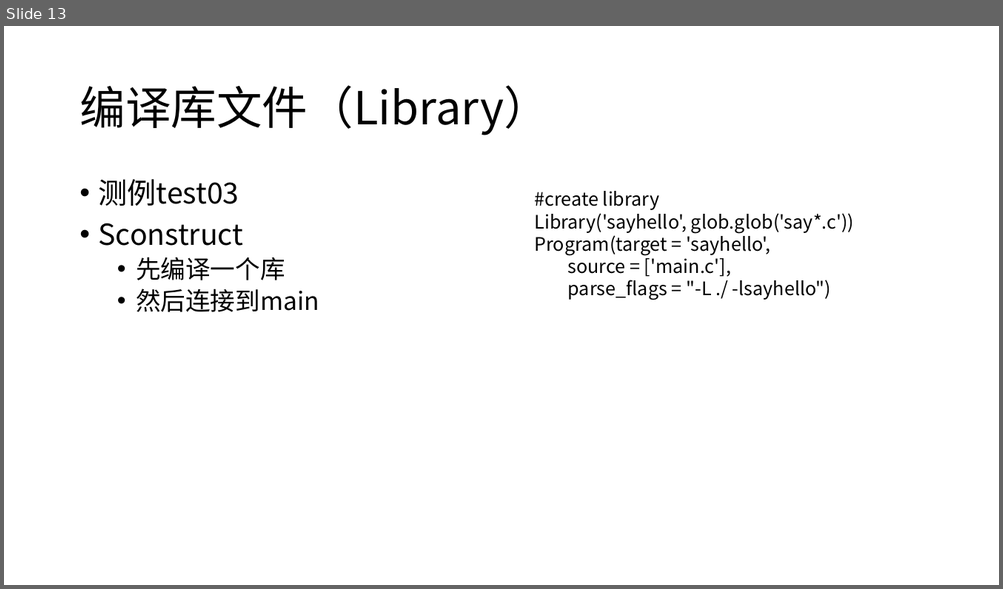
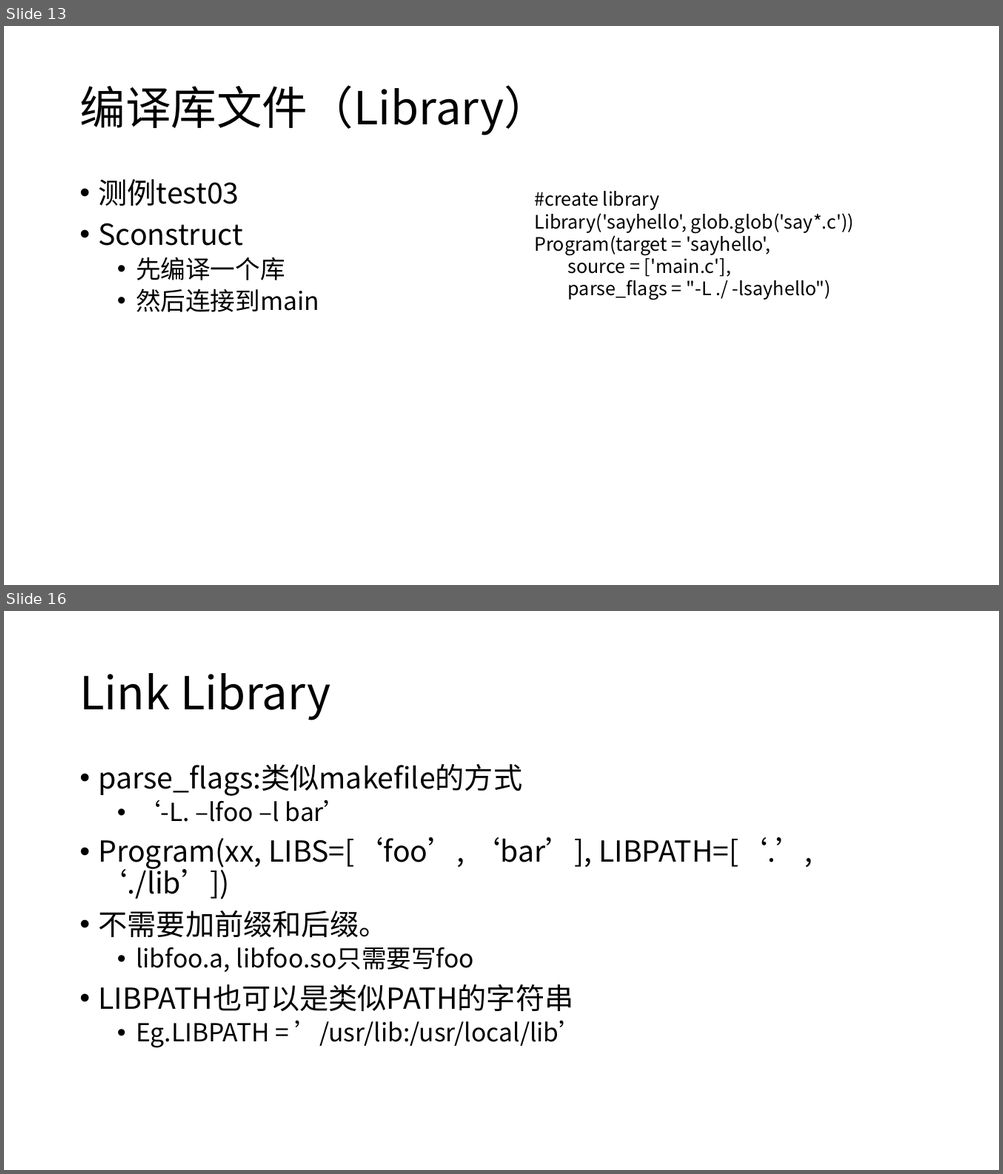
Before and after one commit to h8d9123/CSGamePhysicalEngine, a slide deck: example/learnscons/learnscons.pptx. Shown one above the other, each under a label of ours: slide 13 before the commit, slides 13 and 16 after it; the slides between them are not shown. The pictures are 1003x589 and 1003x1174 pixels, drawn with LibreOffice and Linux fonts; fonts in the diff are those of the drawing. Boxes give left, top, right and bottom in pixels: in the first picture for what was removed or moved away, otherwise in the second. Text is boxed around its words. In the diff, an @@ line names an element or a change of style, - is before the commit and + after.

```diff
--- a/example/learnscons/learnscons.pptx
+++ b/example/learnscons/learnscons.pptx
@@ slide 16 added at [4, 611, 999, 1170], background #FFFFFF @@
@@ title added at [79, 673, 330, 721], 44 pt, text #000000 @@
+Link Library
@@ text added at [99, 764, 812, 1048], 28 pt, text #000000 @@
+• parse_flags:类似makefile的方式
+  • ‘-L. –lfoo –l bar’
+• Program(xx, LIBS=[‘foo’, ‘bar’], LIBPATH=[‘.’, ‘./lib’])
+• 不需要加前缀和后缀。
+  • libfoo.a, libfoo.so只需要写foo
+• LIBPATH也可以是类似PATH的字符串
+  • Eg.LIBPATH = ’/usr/lib:/usr/local/lib’
```
Also in this commit, not shown: 1 slide changed, 14 other slides added, 1 slide removed, 21 other files.
